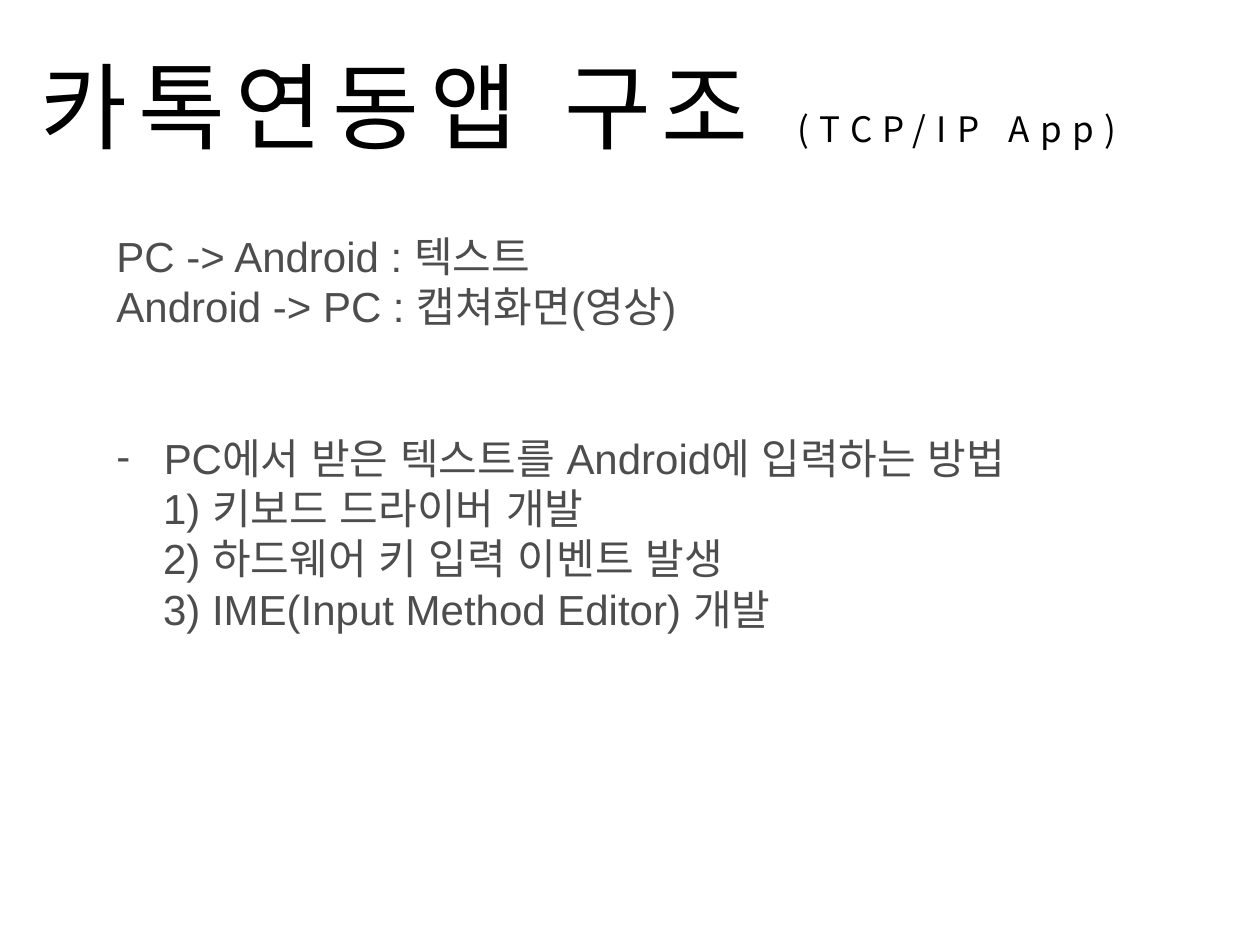
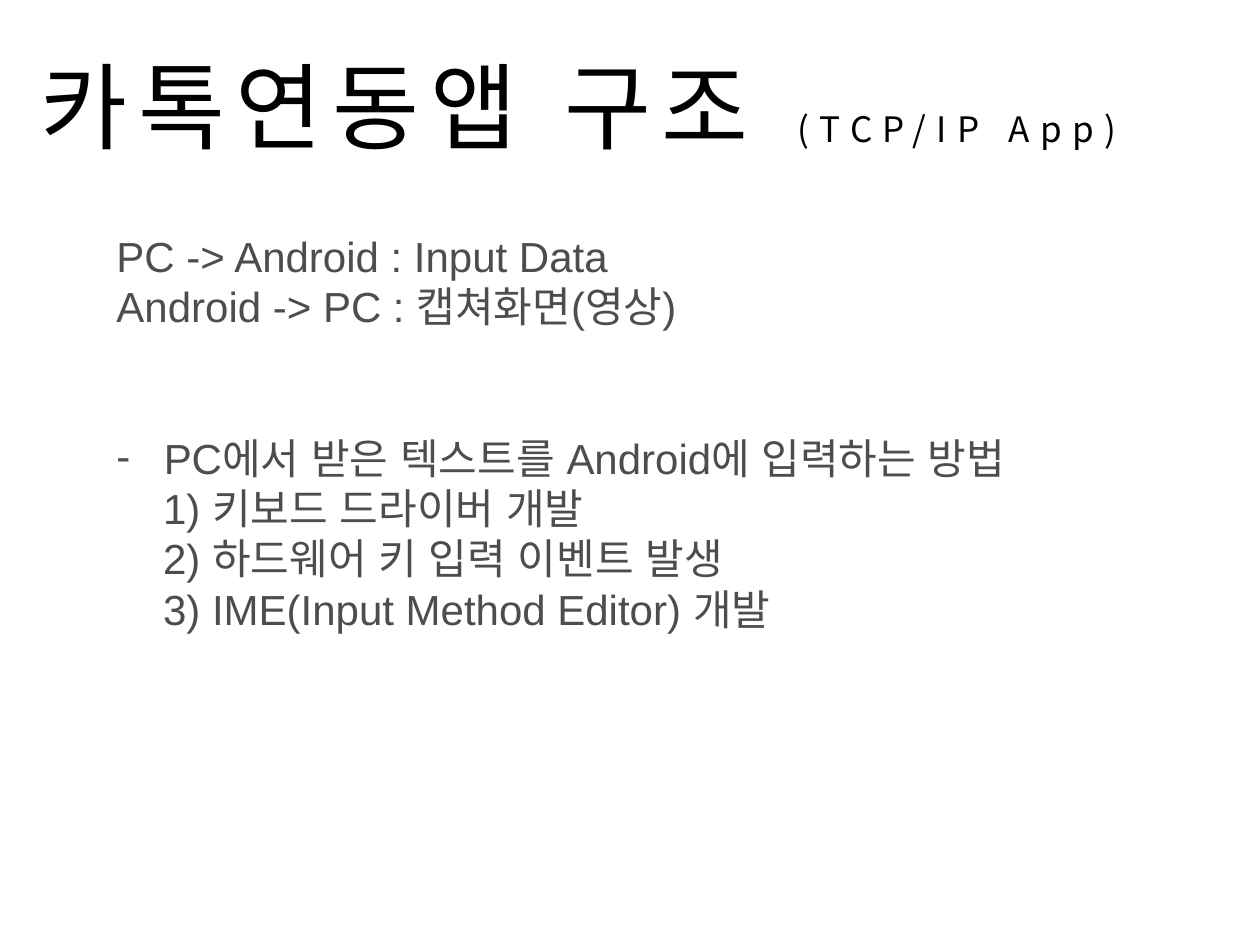
Before and after one commit to Sanghyun-Lee/Android-USB, a slide deck: slide 2 of Documents/presentation doc/App Structure.pptx. Drawn at 1260x945 pixels with LibreOffice and Linux fonts; fonts in the diff are those of the drawing; background and template pictures are left out. Boxes give left, top, right and bottom in pixels: in the first picture for what was removed or moved away, otherwise in the second. Text is boxed around its words. In the diff, an @@ line names an element or a change of style, - is before the commit and + after.

```diff
--- a/Documents/presentation doc/App Structure.pptx
+++ b/Documents/presentation doc/App Structure.pptx
@@ text at (116,241,608,281): text changed @@
-PC -> Android : 텍스트
+PC -> Android : Input Data
```
Also in this commit, not shown: 3 other slides changed, 1 other file.
